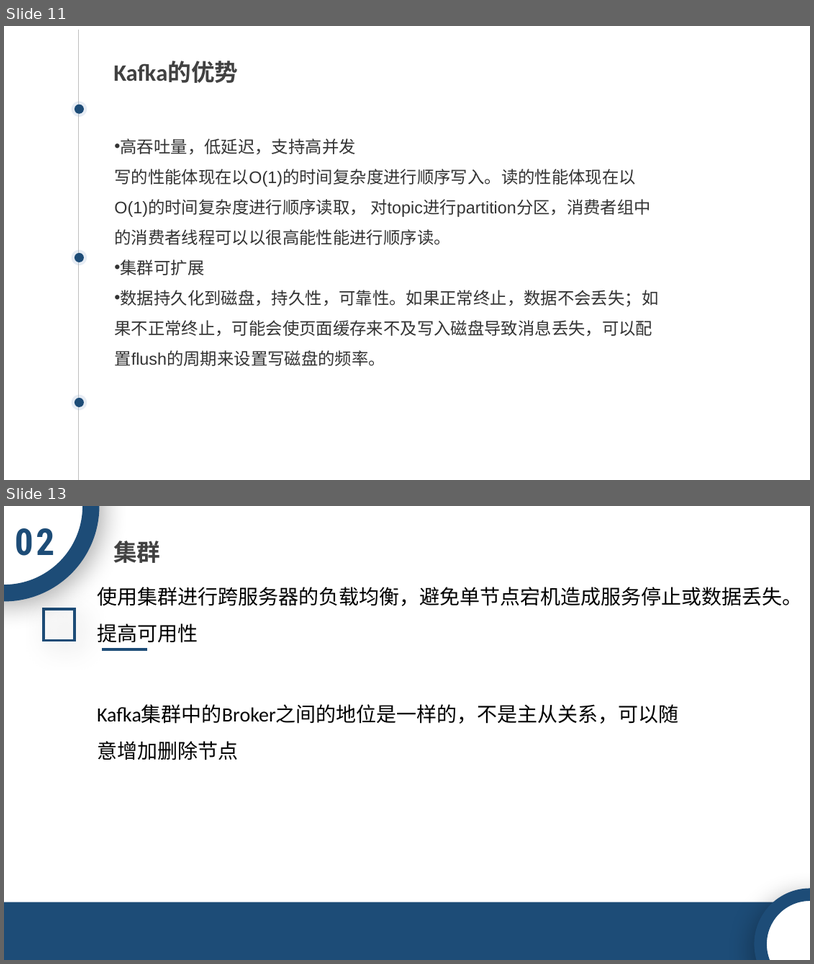
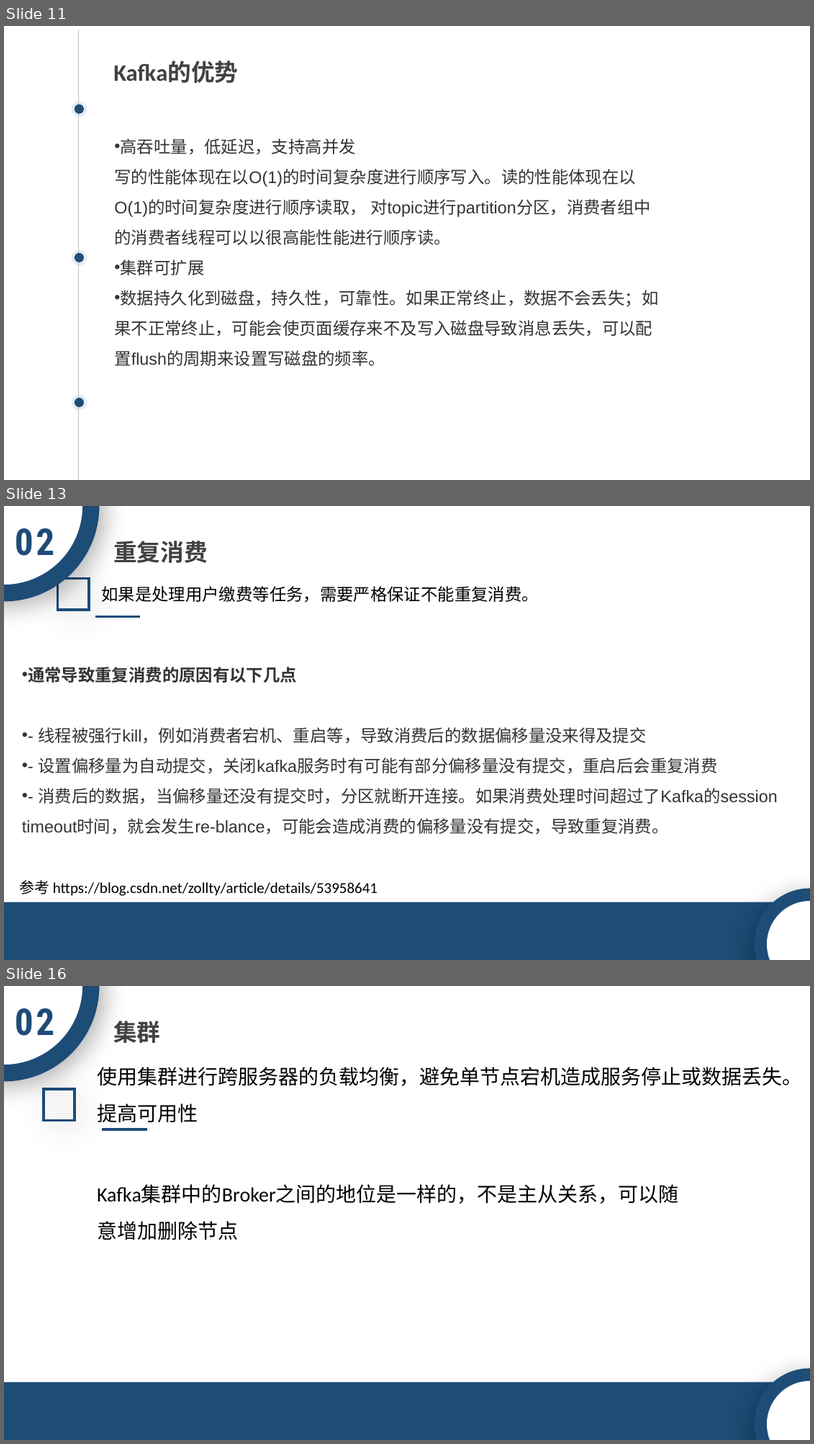
Before and after one commit to ACTSysGroup/Dev-Club, a slide deck: back-end/中间件/Kafka.pptx. Shown one above the other, each under a label of ours: slides 11 and 13 before the commit, slides 11, 13 and 16 after it; the slides between them are not shown. The pictures are 814x964 and 814x1444 pixels, drawn with LibreOffice and Linux fonts; fonts in the diff are those of the drawing; background and template pictures are left out. Boxes give left, top, right and bottom in pixels: in the first picture for what was removed or moved away, otherwise in the second. Text is boxed around its words. In the diff, an @@ line names an element or a change of style, - is before the commit and + after.

```diff
--- a/back-end/中间件/Kafka.pptx
+++ b/back-end/中间件/Kafka.pptx
@@ slide 13 added at (x1=4, y1=506, x2=810, y2=960), background picture (left out) @@
@@ ellipse added at (x1=4, y1=506, x2=91, y2=593), fill #FFFFFF, outline #1D4C77 20 pt @@
@@ text added at (x1=15, y1=528, x2=54, y2=556), 44 pt, text #1D4C77, bold @@
+02
@@ text added at (x1=113, y1=541, x2=208, y2=563), 28 pt, text #414141, bold @@
+重复消费
@@ rectangle added at (x1=58, y1=579, x2=89, y2=610), outline #1D4C77 3 pt @@
@@ text added at (x1=101, y1=586, x2=539, y2=602), 20 pt, text #000000 @@
+如果是处理用户缴费等任务，需要严格保证不能重复消费。
@@ line added from (95, 617) to (140, 617), #1D4C77 3 pt @@
@@ text added at (x1=22, y1=667, x2=777, y2=834), 20 pt, text #333333 @@
+• 通常导致重复消费的原因有以下几点
+• - 线程被强行kill，例如消费者宕机、重启等，导致消费后的数据偏移量没来得及提交
+• - 设置偏移量为自动提交，关闭kafka服务时有可能有部分偏移量没有提交，重启后会重复消费
+• - 消费后的数据，当偏移量还没有提交时，分区就断开连接。如果消费处理时间超过了Kafka的session timeout时间，就会发生re-blance，可能会造成消费的偏移量没有提交，导致重复消费。
@@ text added at (x1=19, y1=880, x2=378, y2=896), 18 pt, text #000000 @@
+参考 https://blog.csdn.net/zollty/article/details/53958641
@@ ellipse added at (x1=761, y1=894, x2=810, y2=960), fill #FFFFFF, outline #1D4C77 15 pt @@
@@ rectangle added at (x1=4, y1=901, x2=810, y2=960), fill #1D4C77 @@
@@ what was slide 13 is now slide 16 @@
```
Also in this commit, not shown: 1 slide changed, 2 other slides added.
